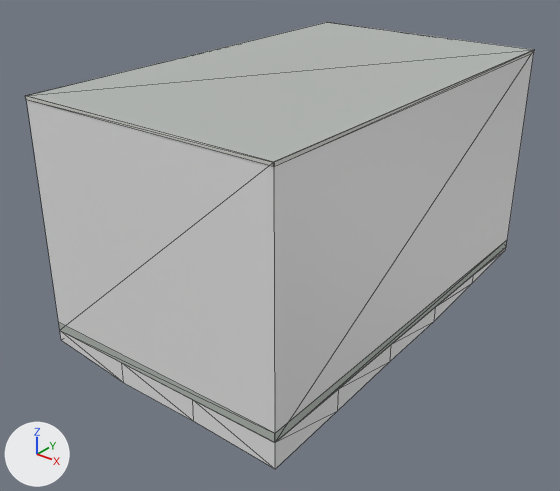
Two versions of the glTF model public/models/buildings/osm-way-25920626.glb, one commit apart.
One viewpoint serves both versions: a camera (50 mm lens) standing at (17.1, -23.0, 15.7) and looking at (-0.3, -1.3, 2.2). Every picture has the same lights, and +X, +Y and +Z are marked at lower left. The picture after the commit comes second. Mesh edges are drawn as thin lines. Where no turn or scale is listed for an object, it has been applied to the vertices. Vertices at exactly the same position are counted once.

Names of what the first picture shows: 'building foundation 25920626', 'reality 25920626 near reality aged pale plaster', 'reality 25920626 near reality concrete plinth', 'reality 25920626 near reality flat weathered roof', 'reality 25920626 near reality pale aluminum sill'.
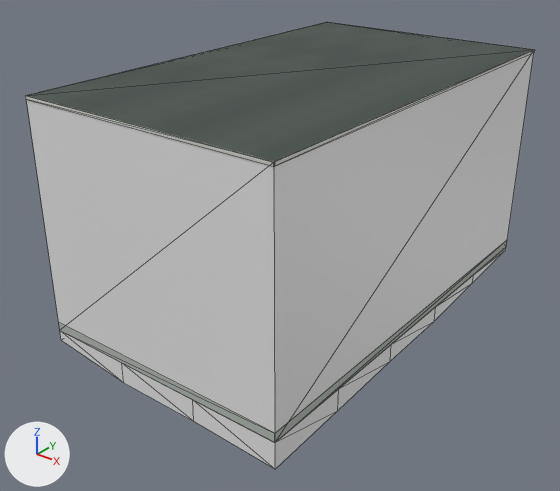
What changed in the scene script:
```text
Add img_roof_color:
    img_roof_color = load_image('roof-color', 'textures/1de3d7bb6546b7423004abcc0fb627c4d0c6ad03316b21d76a93f9bf4f470ca6.png', 256, 256, 'sRGB')
Change mat_reality_flat_weathered_roof:
    remove mat_reality_flat_weathered_roof.base_color = (0.451, 0.475, 0.455)  # grey #b3b7b4
    add mat_reality_flat_weathered_roof.texture = img_roof_color
Change me_reality_25920626_near_reality_pale_aluminum_sill:
    used by ob_reality_25920626_near_reality_pale_aluminum_sill; location = (0.0, 0.0, 0.0)
    remove me_reality_25920626_near_reality_pale_aluminum_sill.from_pydata(...)  # 16 vertices, 8 faces; spans x -5.3..5.3, y -8.7..8.7, z 8.9..9.0
    add me_reality_25920626_near_reality_pale_aluminum_sill.from_pydata(...)  # 20 vertices, 16 faces; spans x -5.3..5.3, y -8.7..8.7, z 8.9..9.0
    me_reality_25920626_near_reality_pale_aluminum_sill part 1
    6 faces are deleted
    4 vertices are added at (-5.3, 8.5, 9.0), (-5.1, -8.7, 9.0), (5.3, -8.5, 9.0), (5.1, 8.7, 9.0)
    14 new faces join them
```

Pixel boxes [x1, y1, x2, y2] of what changed, in the pictures (560 x 491 px):
'reality 25920626 near reality flat weathered roof', surface changed (darker): [27, 22, 533, 162] in both
part 1 of me_reality_25920626_near_reality_pale_aluminum_sill, built on: before [25, 23, 535, 166]; after [25, 22, 535, 166]
